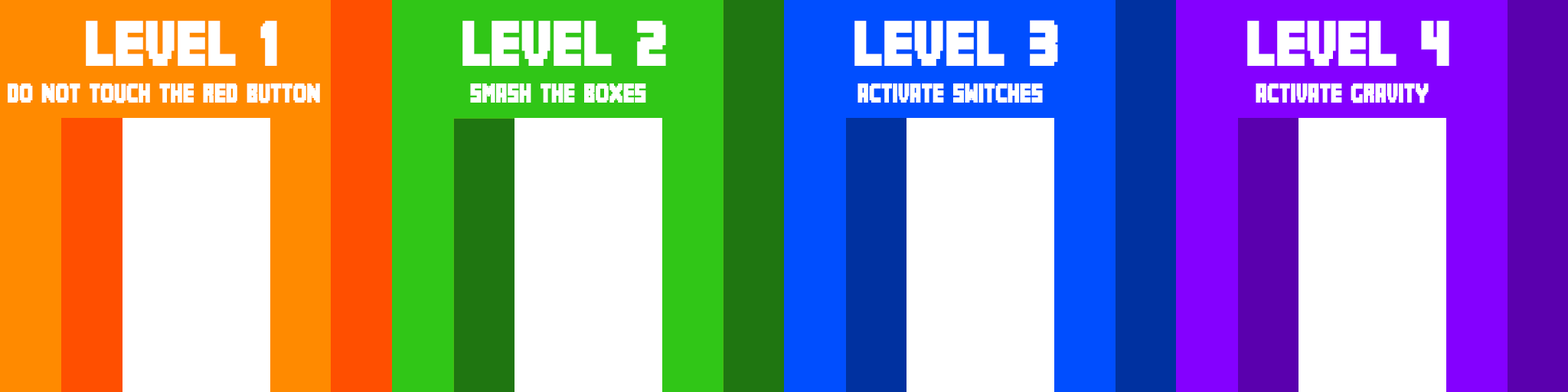
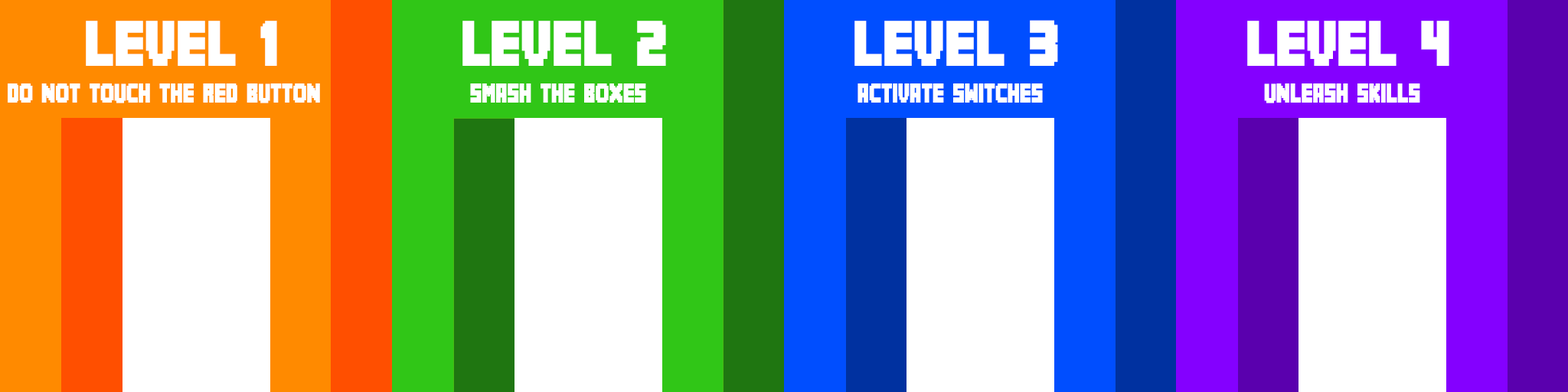
Layered file, before and after one edit (1568 × 392). Changes by layer:
renamed "ACTIVATE GRAVITY" to "UNLEASH SKILLS", painted on it over [1255, 83, 1429, 104]
